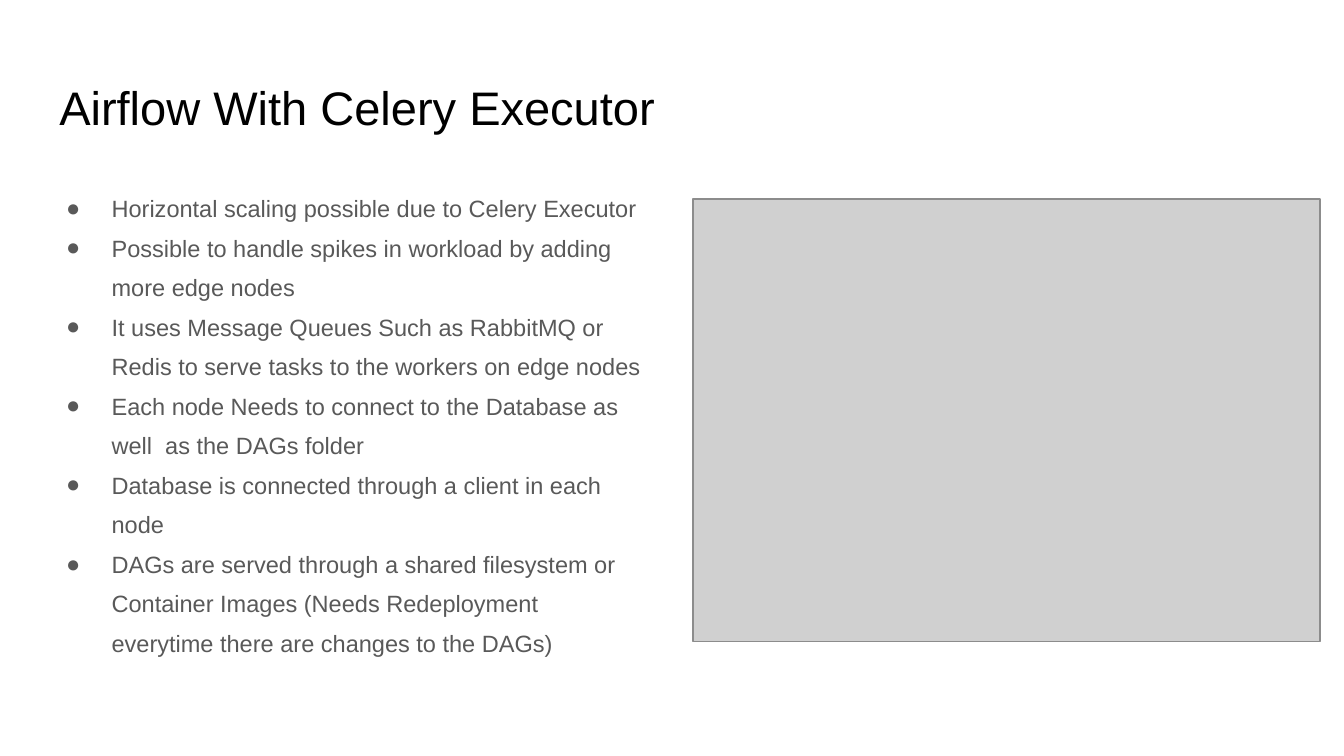
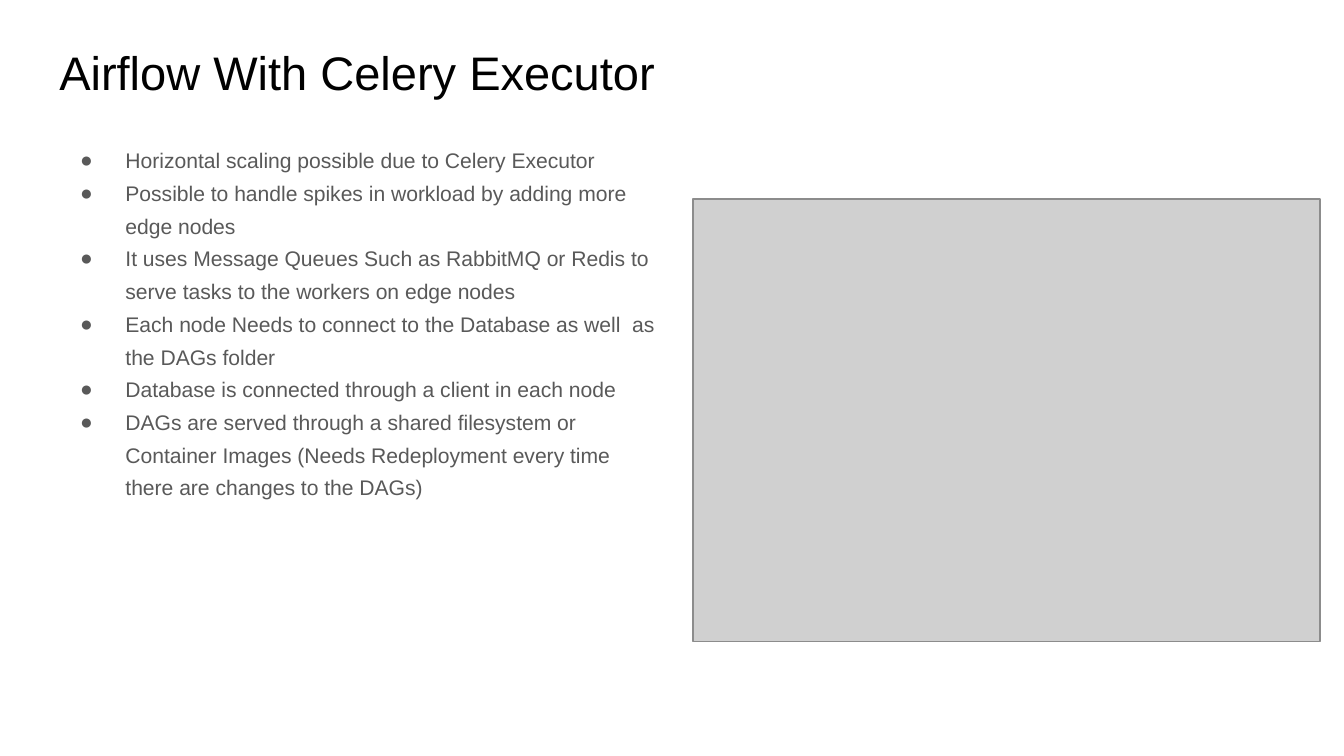
Before and after one commit to speedforcecompiler/stunning-goggles, a slide deck: slide 6 of Documents/AirflowSolution.pptx. Drawn at 1344x756 pixels with LibreOffice and Linux fonts; fonts in the diff are those of the drawing; grey boxes stand for pictures. Boxes give left, top, right and bottom in pixels: in the first picture for what was removed or moved away, otherwise in the second. Text is boxed around its words. In the diff, an @@ line names an element or a change of style, - is before the commit and + after.

Commit message:
Added Airflow PPT

```diff
--- a/Documents/AirflowSolution.pptx
+++ b/Documents/AirflowSolution.pptx
@@ title "Airflow With Celery Executor": place and size @@
-title "Airflow With Celery Executor" at [59, 91, 654, 134]
+title "Airflow With Celery Executor" at [59, 56, 654, 99]
@@ text "Horizontal scaling possible due to ...": place and size @@
-text "Horizontal scaling possible due to ..." at [112, 200, 640, 657]
+text "Horizontal scaling possible due to ..." at [125, 152, 654, 500]
@@ text at [125, 152, 654, 402]: size 12.6 to 11.2 pt in "Horizontal scaling possible due to Celery Executor", "Possible to handle spikes in workload by ...", "It uses Message Queues Such as RabbitMQ ...", "Each node Needs to connect to the ..." and 1 more places; line spacing 1.4 to 1.3 @@
@@ text at [125, 414, 610, 500]: text changed; size 12.6 to 11.2 pt @@
-● DAGs are served through a shared filesystem or Container Images (Needs Redeployment everytime there are changes to the DAGs)
+● DAGs are served through a shared filesystem or Container Images (Needs Redeployment every time there are changes to the DAGs)
```
Also in this commit, not shown: 6 other slides changed, 1 slide added, 2 other files.
